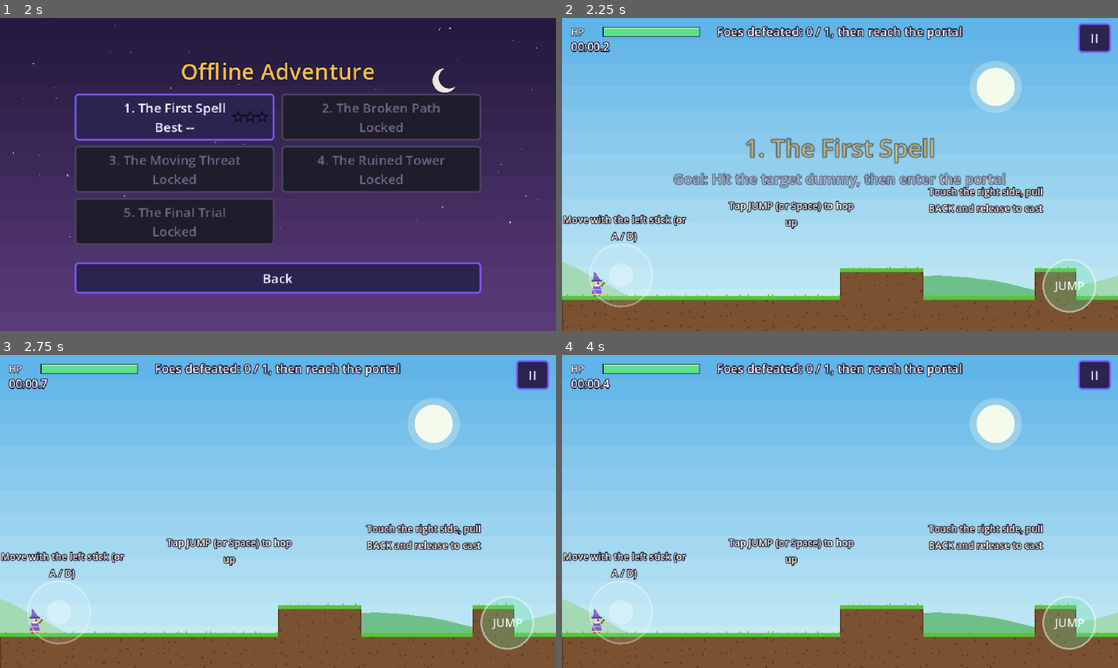
Above: before the commit, frames 1-4 (two rows, left to right).
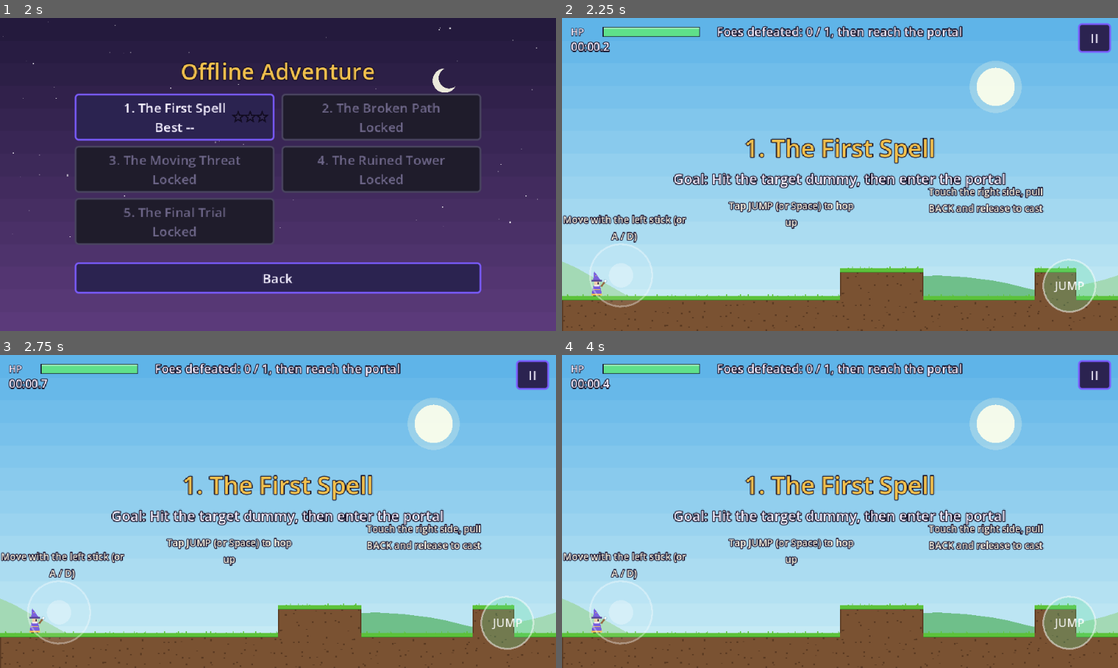
Above: after the commit, the same moments.

Repository: Lynnield/Arcane
Game: Godot game, scene res://scenes/ui/title.tscn
Two runs of this game, one before a commit and one after it. Both use one fixed random seed, a clock stepped at 60 frames per second and the inputs below.
Inputs (mouse positions are in pixels of both pictures, inside the frame that each line leads up to):
- Up to frame 1 (2 s): tap Enter at 0.5 s; move the mouse to (400, 158) at 0.52 s; hold D (move_right) 0.53-1.25 s; tap P at 0.6 s; click (400, 158) at 0.67 s; tap Space (jump) at 0.77 s; click "Offline Adventure" at 1.25 s
- Up to frame 2 (2.25 s): click "1. The First Spell Best --" at 2 s
- Up to frame 3 (2.75 s): no input
- Up to frame 4 (4 s): click "II" at 2.75 s; click "Restart" at 3.5 s

Frame 1 is identical in both runs. In frame 2, 2.5% of the frame differs, in the area x 20-80%, y 38-55%; in frame 3, 2.9%; in frame 4, 2.9%.

Commit message:
fix: keep level title and goal banner on screen before fading

Diff:
--- a/scripts/hud.gd
+++ b/scripts/hud.gd
@@ -128,9 +128,8 @@
 		_message_tween.kill()
 	_message_tween = create_tween()
 	_message_tween.tween_interval(duration)
-	_message_tween.set_parallel()
 	_message_tween.tween_property(_message, "modulate:a", 0.0, 0.4)
-	_message_tween.tween_property(_sub_message, "modulate:a", 0.0, 0.4)
+	_message_tween.parallel().tween_property(_sub_message, "modulate:a", 0.0, 0.4)
 
 
 func is_menu_open() -> bool:
